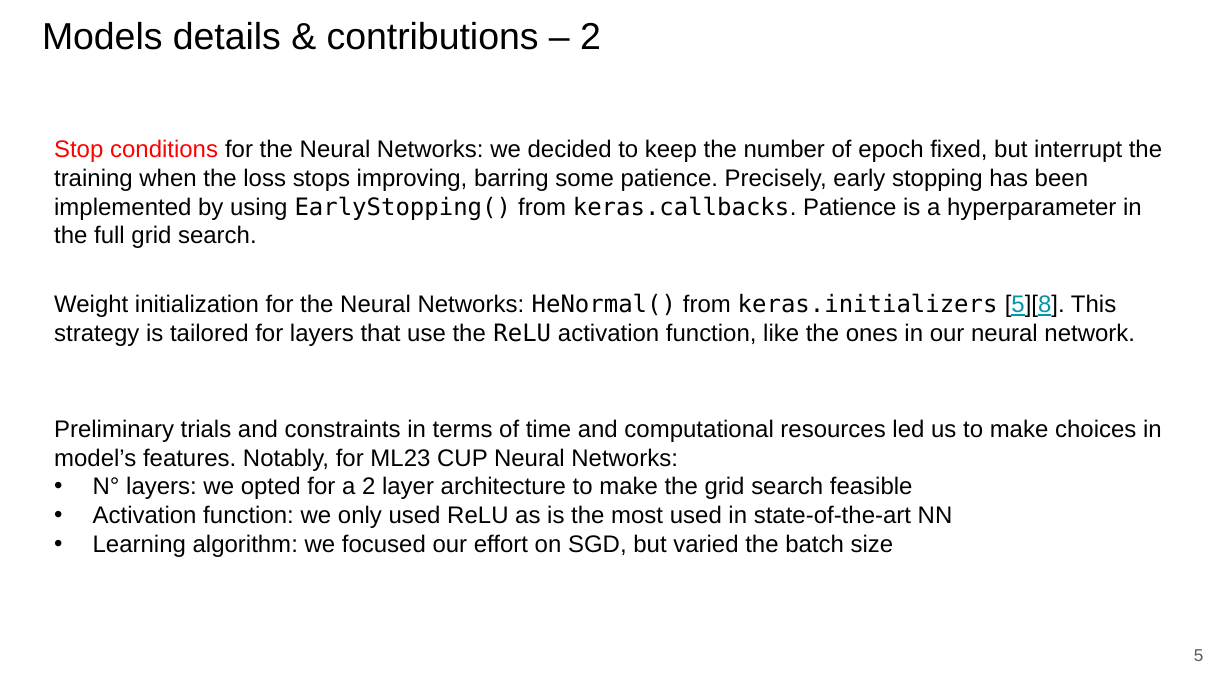
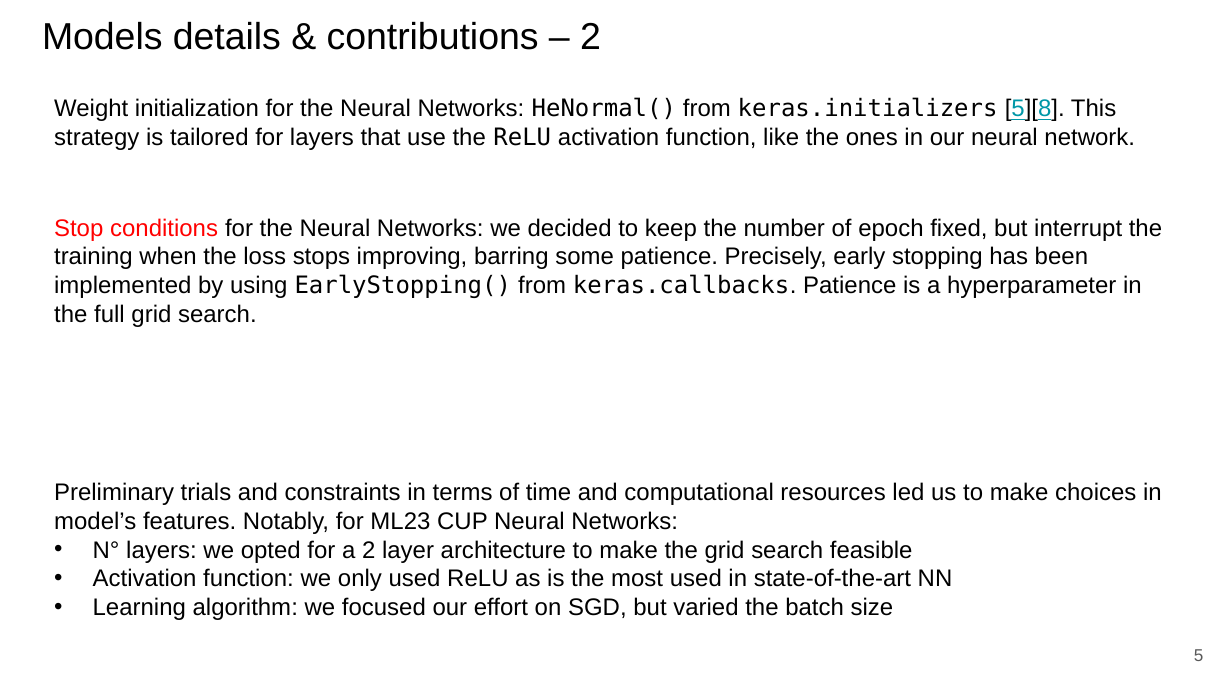
Before and after one commit to paolo-junior-mollica/machine-learning-project, a slide deck: slide 5 of relazione/ML-2023-PRJ-Slides-Demo.pptx. Drawn at 1232x693 pixels with LibreOffice and Linux fonts; fonts in the diff are those of the drawing. Boxes give left, top, right and bottom in pixels: in the first picture for what was removed or moved away, otherwise in the second. Text is boxed around its words. In the diff, an @@ line names an element or a change of style, - is before the commit and + after.

```diff
--- a/relazione/ML-2023-PRJ-Slides-Demo.pptx
+++ b/relazione/ML-2023-PRJ-Slides-Demo.pptx
@@ text "Weight initialization for the Neural ...": place and size @@
-text "Weight initialization for the Neural ..." at bbox=[54, 293, 1135, 346]
+text "Weight initialization for the Neural ..." at bbox=[54, 97, 1135, 150]
@@ text "Stop conditions for the Neural ...": place and size @@
-text "Stop conditions for the Neural ..." at bbox=[54, 139, 1162, 248]
+text "Stop conditions for the Neural ..." at bbox=[54, 218, 1162, 327]
@@ text "Preliminary trials and constraints in ...": place and size @@
-text "Preliminary trials and constraints in ..." at bbox=[54, 419, 1162, 557]
+text "Preliminary trials and constraints in ..." at bbox=[54, 482, 1162, 620]
```
Also in this commit, not shown: 7 other slides changed, 1 slide removed.
